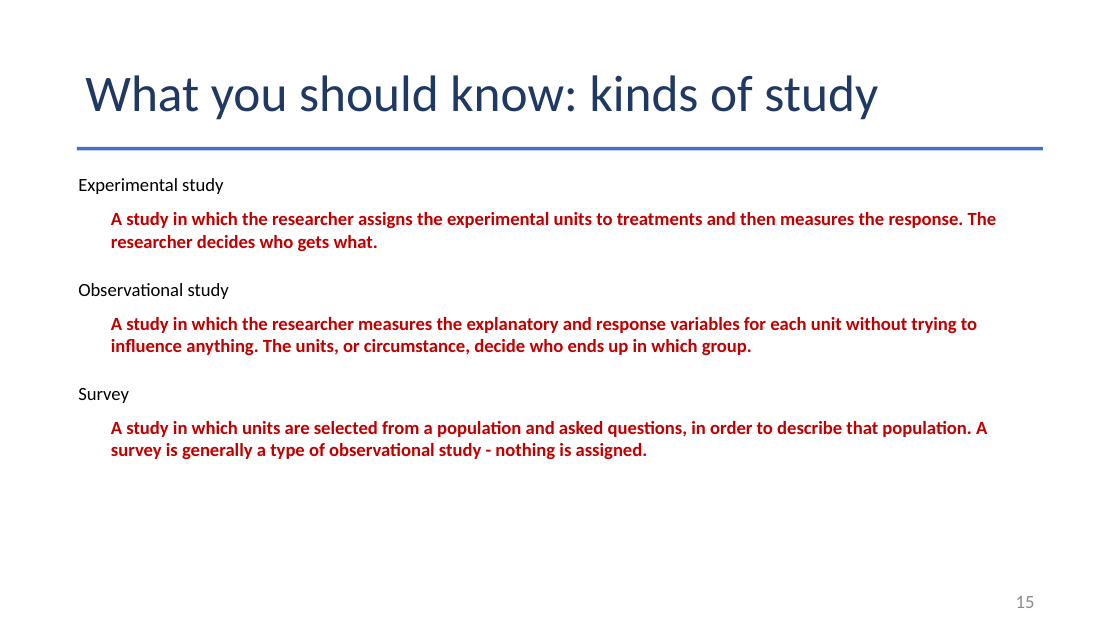
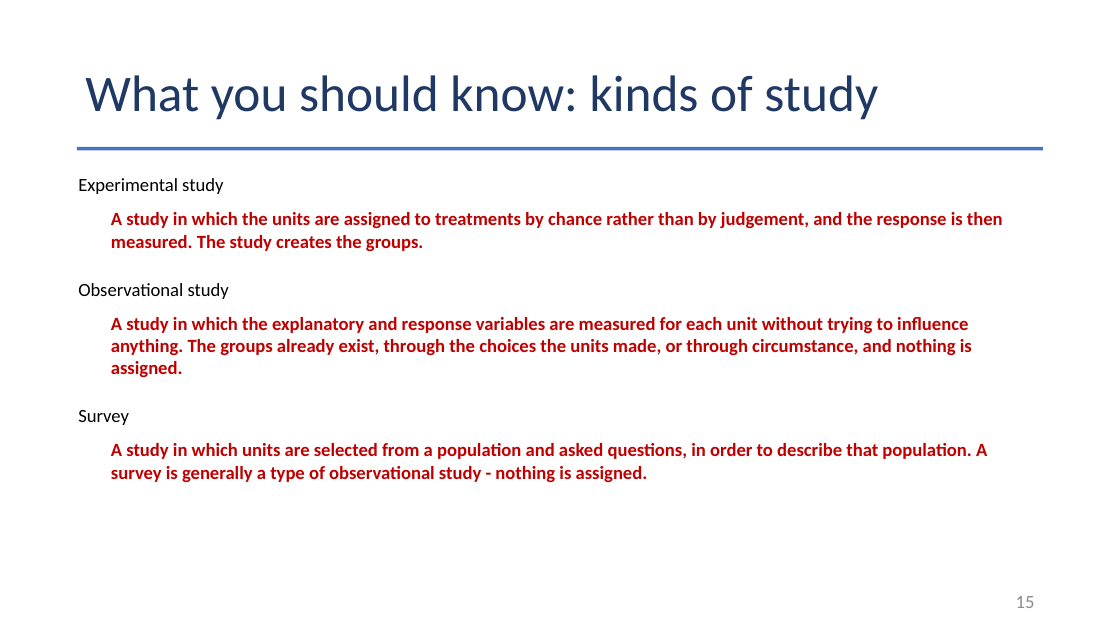
Before and after one commit to Jarred6068/Kvamme_UI_STAT251, a slide deck: slide 15 of docs/lecture_slides/Week 5/Week5_Lecture11_Slides_9_25_2026.pptx. Drawn at 1120x630 pixels with LibreOffice and Linux fonts; fonts in the diff are those of the drawing. Boxes give left, top, right and bottom in pixels: in the first picture for what was removed or moved away, otherwise in the second. Text is boxed around its words. In the diff, an @@ line names an element or a change of style, - is before the commit and + after.

```diff
--- a/docs/lecture_slides/Week 5/Week5_Lecture11_Slides_9_25_2026.pptx
+++ b/docs/lecture_slides/Week 5/Week5_Lecture11_Slides_9_25_2026.pptx
@@ text at (x1=111, y1=212, x2=1003, y2=251): text changed @@
-A study in which the researcher assigns the experimental units to treatments and then measures the response. The researcher decides who gets what.
+A study in which the units are assigned to treatments by chance rather than by judgement, and the response is then measured. The study creates the groups.
@@ text at (x1=111, y1=317, x2=972, y2=377): text changed @@
-A study in which the researcher measures the explanatory and response variables for each unit without trying to influence anything. The units, or circumstance, decide who ends up in which group.
+A study in which the explanatory and response variables are measured for each unit without trying to influence anything. The groups already exist, through the choices the units made, or through circumstance, and nothing is assigned.
@@ text "Survey" moved from (x1=78, y1=388, x2=129, y2=403) to (x1=78, y1=410, x2=129, y2=425) @@
@@ text "A study in which units ..." moved from (x1=111, y1=421, x2=987, y2=459) to (x1=111, y1=443, x2=987, y2=482) @@
```
Also in this commit, not shown: 1 other slide changed, 28 other files.
